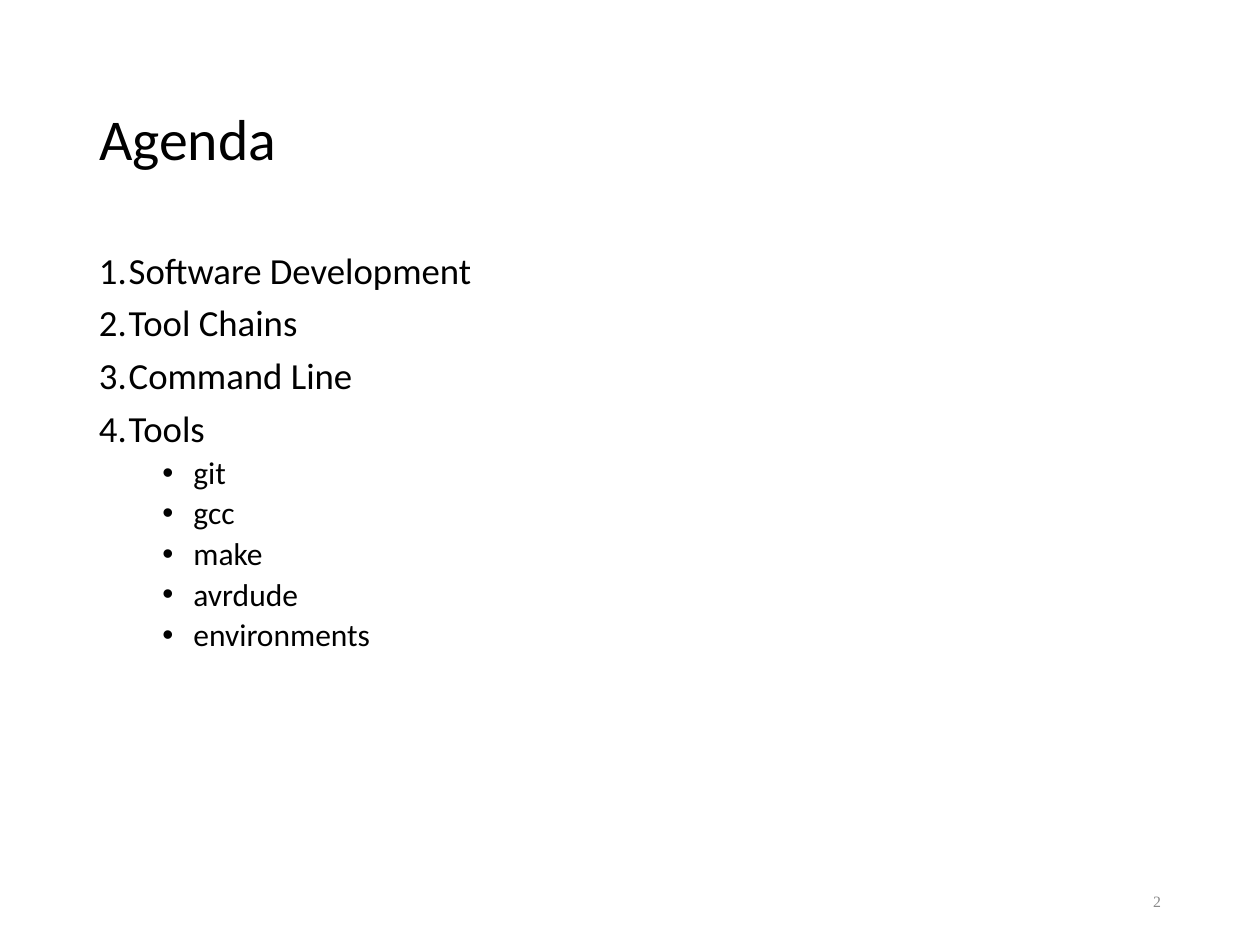
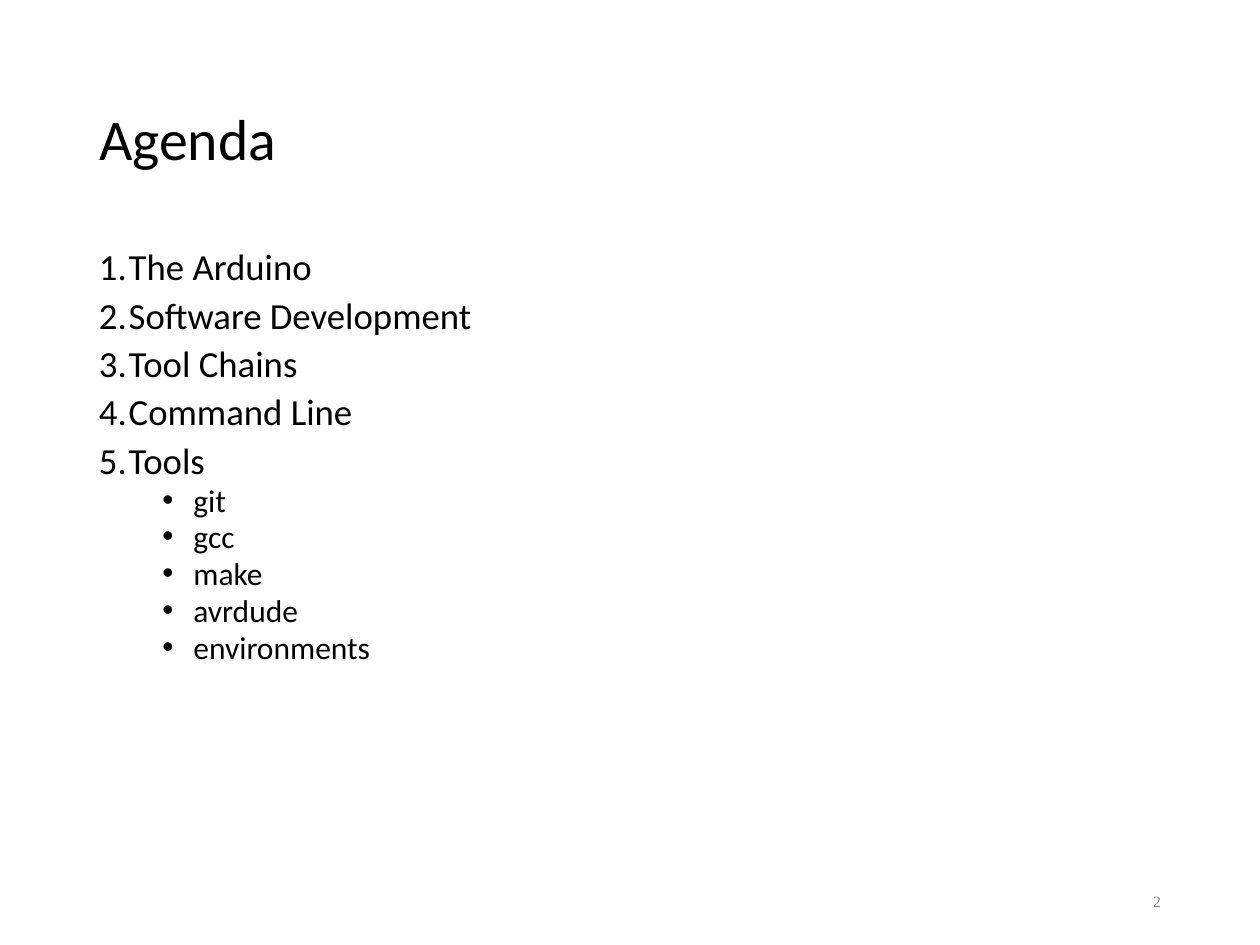
Before and after one commit to lkoepsel/Labs_10C_Class, a slide deck: slide 2 of lec1bIntro.ppt. Drawn at 1260x945 pixels with LibreOffice and Linux fonts; fonts in the diff are those of the drawing. Boxes give left, top, right and bottom in pixels: in the first picture for what was removed or moved away, otherwise in the second. Text is boxed around its words. In the diff, an @@ line names an element or a change of style, - is before the commit and + after.

```diff
--- a/lec1bIntro.ppt
+++ b/lec1bIntro.ppt
@@ text at (99, 254, 312, 281): paragraph added @@
+1. The Arduino
@@ text at (99, 303, 471, 660): line spacing 0.9 to 0.8 @@
```
Also in this commit, not shown: 2 other slides changed, 1 slide added, 23 other files.
